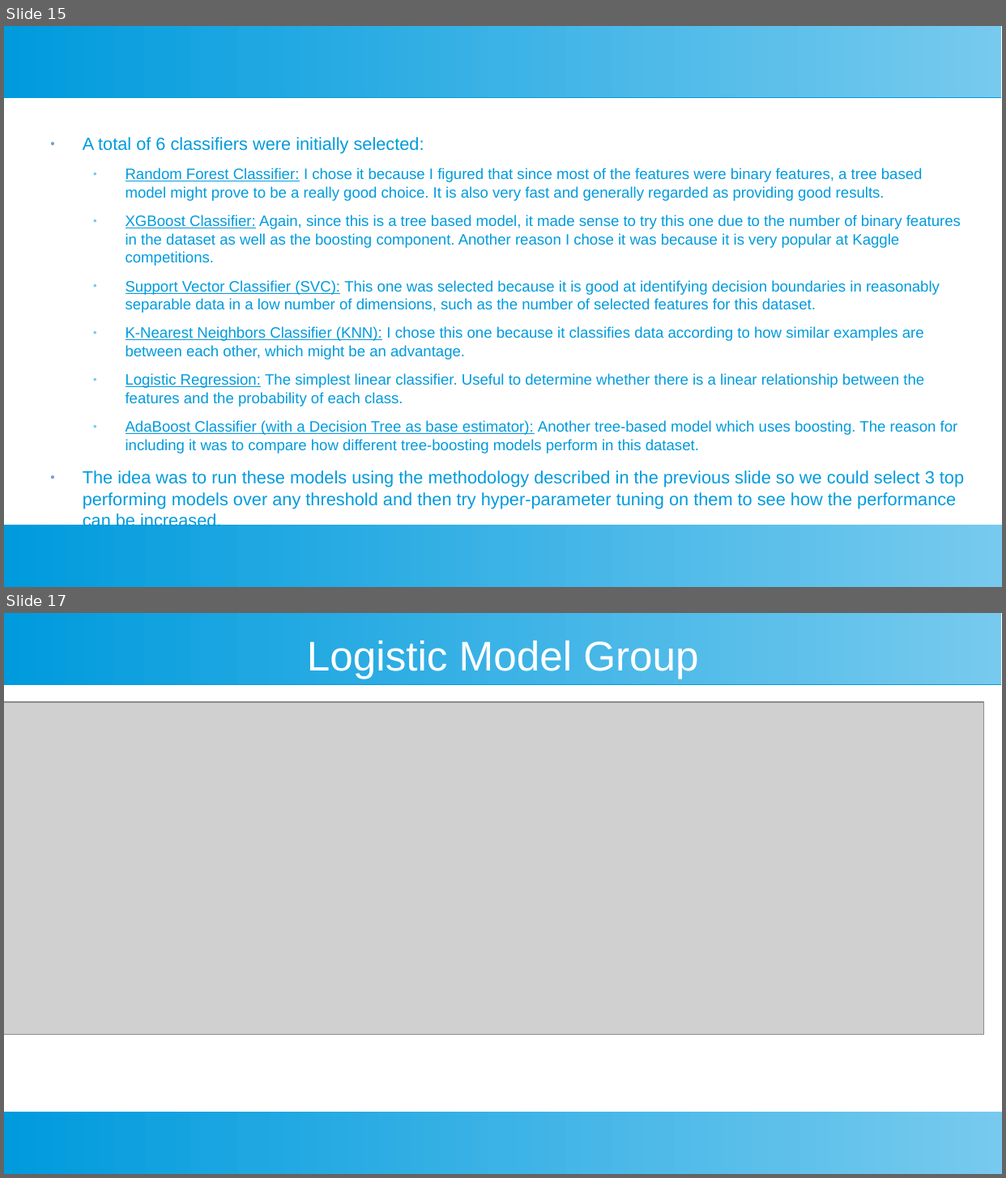
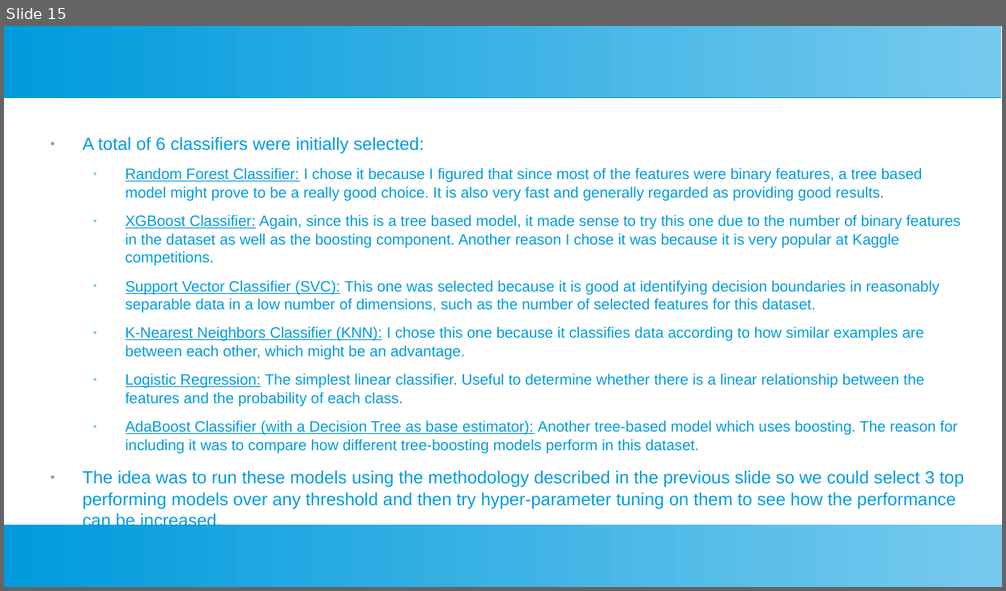
Before and after one commit to Sir-Slade/covid_prediction_project, a slide deck: Covid_Predictor_Report.odp. Shown one above the other, each under a label of ours: slides 15 and 17 before the commit, slide 15 after it; the slides between them are not shown. The pictures are 1006x1178 and 1006x591 pixels, drawn with LibreOffice and Linux fonts; fonts in the diff are those of the drawing; grey boxes stand for pictures. Boxes give left, top, right and bottom in pixels: in the first picture for what was removed or moved away, otherwise in the second. Text is boxed around its words. In the diff, an @@ line names an element or a change of style, - is before the commit and + after.

```diff
--- a/Covid_Predictor_Report.odp
+++ b/Covid_Predictor_Report.odp
@@ slide 17 removed at (4, 613, 1002, 1174), background #FFFFFF; not listed: 2 template elements that a slide beside it also shows @@
@@ title removed at (307, 641, 698, 679) @@
-Logistic Model Group
@@ picture removed at (4, 702, 984, 1034) @@
```
Also in this commit, not shown: 1 slide changed, 8 slides added, 1 other slide removed.
